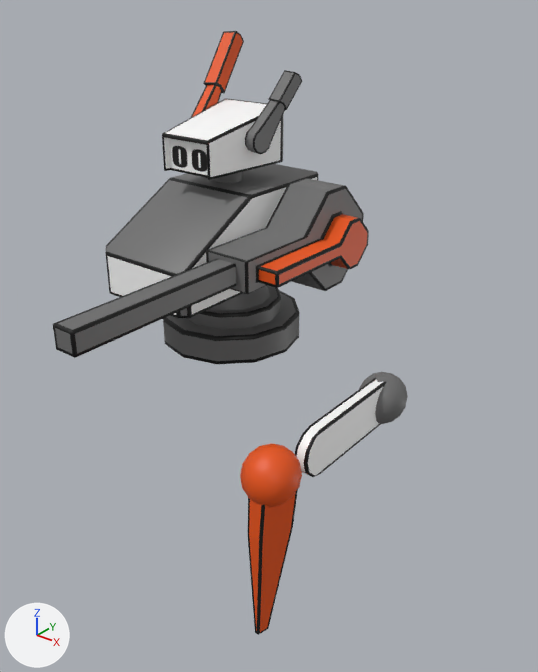
Two versions of the FBX model Assets/Jacobs Stuff uwu/Art/Models/Characters/Player/PlayerMech.fbx, one commit apart.
Camera for both pictures: a 50 mm lens placed at (7.68, -8.5, 7.64), pointed at (1.95, -1.33, 3.2). Every picture has the same lights, and +X, +Y and +Z are marked at lower left. Where no turn or scale is listed for an object, it has been applied to the vertices.

Names of what the first picture shows: 'Barrel', 'Foot', 'Gun', 'Leg 01', 'Mech Base', 'Mech Torso'.
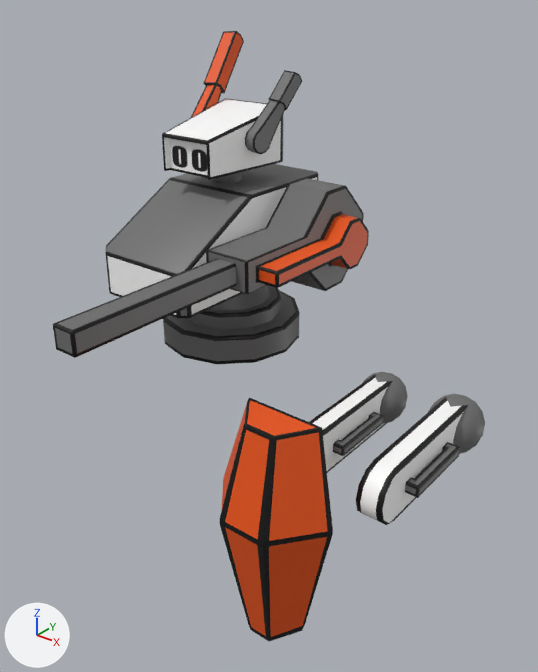
Where the newer file only moved an object's origin or applied its transform, the numbers keep the older frame.

Diff of the bpy script that builds the scene:
```diff
--- a/Assets/Jacobs Stuff uwu/Art/Models/Characters/Player/PlayerMech.fbx.py
+++ b/Assets/Jacobs Stuff uwu/Art/Models/Characters/Player/PlayerMech.fbx.py
@@ me_cylinder_016 @@
 # used by ob_leg_01; location = (3.24, -0.38, 2.27)
-me_cylinder_016.from_pydata(...)  # 122 vertices, 116 faces; spans x -0.37..0.37, y -1.96..0.37, z -0.37..0.37
+me_cylinder_016.from_pydata(...)  # 346 vertices, 316 faces; spans x -0.37..0.37, y -1.96..0.37, z -0.37..0.37
+# me_cylinder_016 part 1: a new loose piece of 112 vertices spanning x 0.14..0.3, y -1.46..-0.49, z -0.07..0.06, in mat_player_mat (picture img_mech_texture_test_png)
+# me_cylinder_016 part 2: 18 vertices moved from x -0.06..0.06, y -1.96..0.0, z -0.33..0.33 to x -0.15..0.15, y -1.96..0.0, z -0.33..0.33; 28 vertices removed from x -0.09..0.09, y -1.92..-0.13, z -0.3..0.29; 28 vertices added at x -0.15..0.15, y -1.92..-0.13, z -0.3..0.29
 me_cylinder_016.materials.append(mat_player_mat)
@@ me_cube_005 @@
 # used by ob_foot; location = (3.24, -2.9, 2.38)
-me_cube_005.from_pydata(...)  # 108 vertices, 108 faces; spans x -0.37..0.37, y -0.37..0.37, z -2.29..0.37
+me_cube_005.from_pydata(...)  # 134 vertices, 141 faces; spans x -0.82..0.82, y -0.56..0.37, z -2.38..0.75
+# me_cube_005 part 3: a new loose piece of 76 vertices spanning x -0.82..0.82, y -0.56..0.24, z -2.38..0.75, in mat_player_mat (picture img_mech_texture_test_png)
+# me_cube_005 part 4
+# 50 vertices are removed from x -0.29..0.29, y -0.32..0.15, z -2.29..-0.03
+# 44 faces are deleted
 me_cube_005.materials.append(mat_player_mat)
@@ me_cylinder_002 @@
+me_cylinder_002.from_pydata(...)  # 346 vertices, 316 faces; spans x -0.41..0.41, y -2.16..0.4, z -0.4..0.4
+me_cylinder_002.materials.append(mat_player_mat)  # picture img_mech_texture_test_png
@@ ob_leg_upper @@
+ob_leg_upper = bpy.data.objects.new('Leg Upper', me_cylinder_002)
+ob_leg_upper.location = (4.34, -0.38, 2.27)
```

Where the change shows, as pixel boxes [x1, y1, x2, y2] in the pictures (538 x 672 px; the box of a moved part takes in the faces that stretch with it):
'Foot', reshaped, moved (81% wider, 27% taller): before [240, 443, 302, 635]; after [220, 397, 333, 641]
'Leg Upper', added: after [356, 393, 485, 525]
'Leg 01', reshaped: before [295, 372, 408, 477]; after [309, 372, 408, 473]
part 1 of me_cylinder_016, added: after [333, 412, 384, 456]
part 2 of me_cylinder_016, moved or reshaped: before [295, 378, 387, 477]; after [309, 375, 393, 473]
part 3 of me_cube_005, added (orange): after [220, 397, 333, 641]
part 4 of me_cube_005, deleted (brown): before [248, 489, 298, 635]
